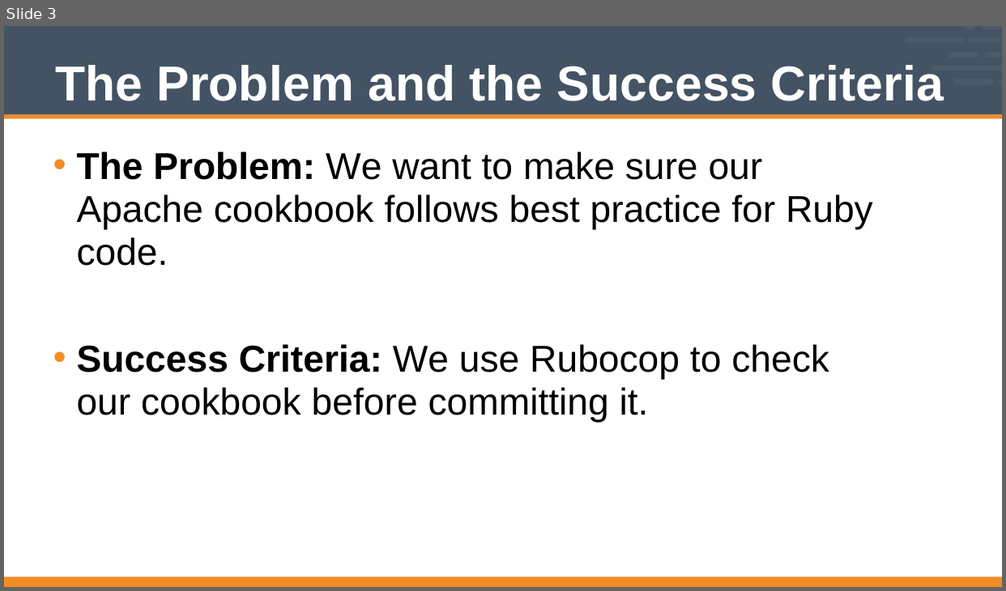
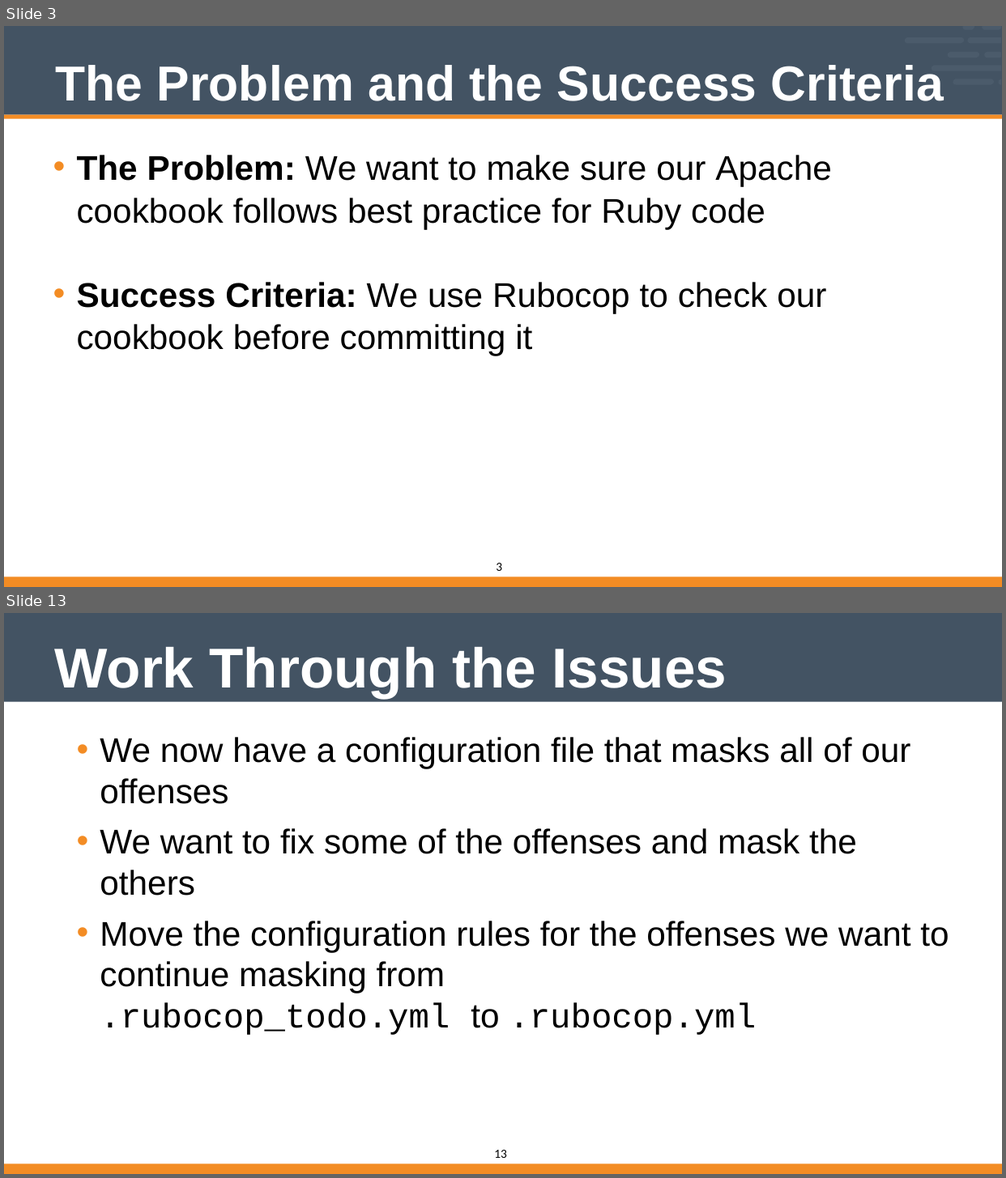
Before and after one commit to vinyar/chef-intermediate, a slide deck: Modules/11-Chef_Intermediate.pptx. Shown one above the other, each under a label of ours: slide 3 before the commit, slides 3 and 13 after it; the slides between them are not shown. The pictures are 1006x591 and 1006x1178 pixels, drawn with LibreOffice and Linux fonts; fonts in the diff are those of the drawing. Boxes give left, top, right and bottom in pixels: in the first picture for what was removed or moved away, otherwise in the second. Text is boxed around its words. In the diff, an @@ line names an element or a change of style, - is before the commit and + after.

```diff
--- a/Modules/11-Chef_Intermediate.pptx
+++ b/Modules/11-Chef_Intermediate.pptx
@@ slide 13 added at <box>4,613,1002,1174</box>, background #FFFFFF; not listed: 1 template element that a slide beside it also shows @@
@@ title added at <box>55,646,727,698</box>, 72 pt, text #FFFFFF, bold @@
+Work Through the Issues
@@ text added at <box>100,737,948,1035</box>, 44 pt, text #000000 @@
+  • We now have a configuration file that masks all of our offenses
+  • We want to fix some of the offenses and mask the others
+  • Move the configuration rules for the offenses we want to continue masking from
+    .rubocop_todo.yml to .rubocop.yml
@@ freeform shape added at <box>4,1164,1002,1174</box>, fill #F38C24 @@
@@ page number added at <box>494,1150,507,1158</box>, 16 pt, text #000000 @@
+13
@@ slide 3 changed as well @@
@@ text at <box>77,155,832,356</box>: text changed; size 48 to 44 pt @@
-• The Problem: We want to make sure our Apache cookbook follows best practice for Ruby code.
-• Success Criteria: We use Rubocop to check our cookbook before committing it.
+• The Problem: We want to make sure our Apache cookbook follows best practice for Ruby code
+• Success Criteria: We use Rubocop to check our cookbook before committing it
@@ page number added at <box>496,563,502,571</box>, 16 pt, text #000000 @@
+3
```
Also in this commit, not shown: 1 other slide changed, 19 other slides added, 10 slides removed.
